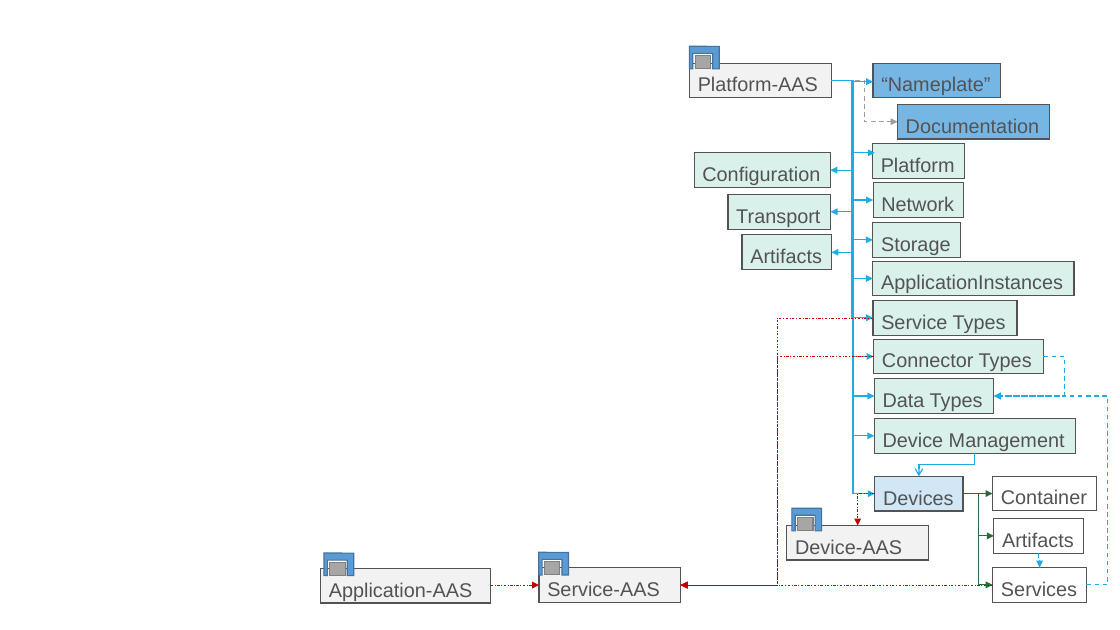
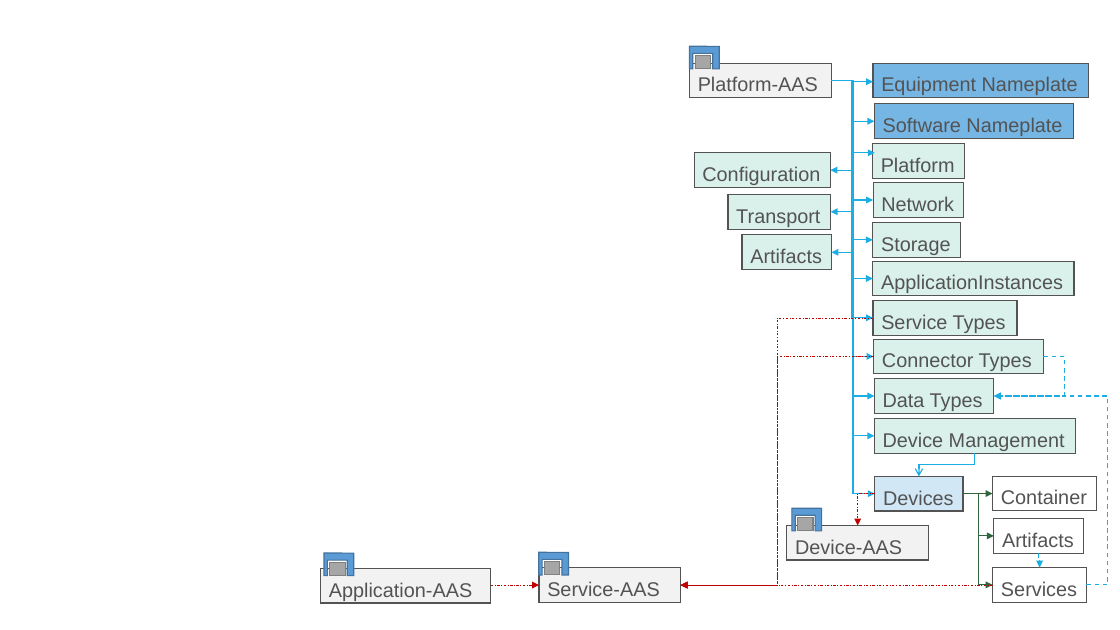
Before and after one commit to iip-ecosphere/platform, a slide deck: slide 31 of platform/documentation/src/HandbookFigures.pptx. Drawn at 1120x630 pixels with LibreOffice and Linux fonts; fonts in the diff are those of the drawing. Boxes give left, top, right and bottom in pixels: in the first picture for what was removed or moved away, otherwise in the second. Text is boxed around its words. In the diff, an @@ line names an element or a change of style, - is before the commit and + after.

Commit message:
AAS update in documentation

```diff
--- a/platform/documentation/src/HandbookFigures.pptx
+++ b/platform/documentation/src/HandbookFigures.pptx
@@ elbow arrow moved from (831, 81) - (897, 122) to (831, 81) - (875, 121) @@
@@ elbow arrow (831, 81) - (875, 121): stroke #9D9D9C 1 pt dashed to #1CADE4 1 pt @@
@@ rectangle "Equipment Nameplate": place and size @@
-rectangle "Equipment Nameplate" at (873, 63, 1000, 97)
+rectangle "Equipment Nameplate" at (873, 63, 1089, 97)
@@ text in rectangle at (881, 76, 1078, 95): text changed @@
-“Nameplate”
+Equipment Nameplate
@@ rectangle "Software Nameplate": place and size @@
-rectangle "Software Nameplate" at (897, 104, 1049, 139)
+rectangle "Software Nameplate" at (875, 104, 1074, 139)
@@ text in rectangle at (883, 117, 1062, 136): text changed @@
-Documentation
+Software Nameplate
```
Also in this commit, not shown: 1 slide added, 2 other files.
